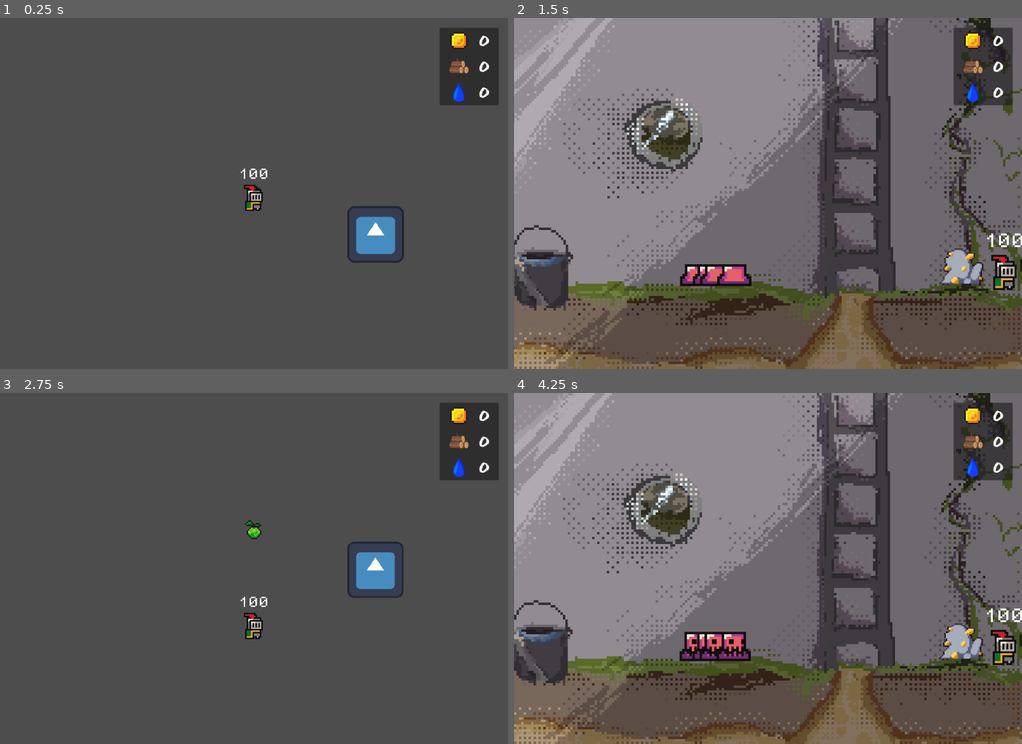
Above: before the commit, frames 1-4 (two rows, left to right).
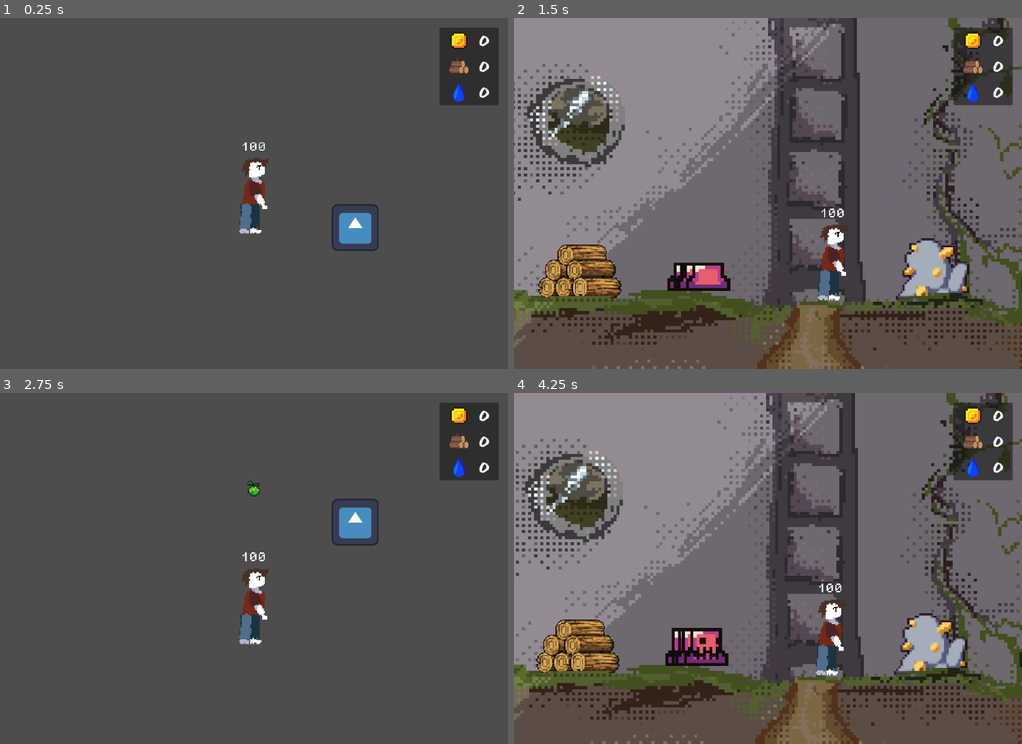
Above: after the commit, the same moments.

Repository: Manas-Goyal-1/The-Last-Five
Game: Godot game, scene res://scenes/game.tscn
Same seed, same stepped clock (60 frames per second), same inputs: the game is played once before the commit and once after it. The engine's default icon, where the game draws it, is replaced by a stand-in: a white triangle on a blue panel in a dark square.
Inputs (mouse positions are in pixels of both pictures, inside the frame that each line leads up to):
- Up to frame 1 (0.25 s): no input
- Up to frame 2 (1.5 s): move the mouse to (879, 175) at 0.52 s; hold D (right) 0.53-1.25 s; right-click (879, 175) at 0.6 s; click (930, 200) at 1.25 s, where only the run before the commit has a clickable "-"
- Up to frame 3 (2.75 s): move the mouse to (152, 586) at 2.02 s; hold S (down) from 2.03 s (still down); right-click (152, 586) at 2.1 s
- Up to frame 4 (4.25 s): move the mouse to (818, 491) at 2.77 s; release S (down) at 2.78 s; hold D (right) 2.78-3.5 s; right-click (818, 491) at 2.85 s; click (991, 575) at 3.5 s, where only the run before the commit has a clickable "+"

The runs differ from the first frame. In frame 1, 2.2% of the frame differs, in the area x 47-80%, y 35-70%; in frame 2, 50%; in frame 3, 2.8%; in frame 4, 51%, in the area x 0-100%, y 0-100%.

Commit message:
Added custom player sprite

Diff:
--- a/scenes/bunker.tscn
+++ b/scenes/bunker.tscn
@@ -10,45 +10,46 @@
 [ext_resource type="Texture2D" uid="uid://b41wyq1xdpu7s" path="res://assets/sprites/background.png" id="6_hqi4v"]
 
 [sub_resource type="RectangleShape2D" id="RectangleShape2D_6gqei"]
-size = Vector2(26, 18)
+size = Vector2(80, 52)
 
 [sub_resource type="CapsuleShape2D" id="CapsuleShape2D_6gqei"]
-radius = 13.0
-height = 40.0
+radius = 30.7
+height = 91.4
 
 [sub_resource type="CircleShape2D" id="CircleShape2D_tyiie"]
+radius = 32.249
 
 [node name="Bunker" type="Node2D"]
 script = ExtResource("1_cyfgi")
 
 [node name="Camera" type="Camera2D" parent="."]
-zoom = Vector2(5, 5)
-limit_left = -125
-limit_right = 125
+zoom = Vector2(2.5, 2.5)
+limit_left = -310
+limit_right = 310
 limit_smoothed = true
 position_smoothing_enabled = true
 
 [node name="Workers" type="Node2D" parent="."]
 
 [node name="Worker" parent="Workers" instance=ExtResource("2_hqi4v")]
-position = Vector2(-8.215, 26)
+position = Vector2(36, 49)
 
 [node name="Worker2" parent="Workers" instance=ExtResource("2_hqi4v")]
-position = Vector2(-2.905, 26)
+position = Vector2(41.31, 49)
 
 [node name="Worker3" parent="Workers" instance=ExtResource("2_hqi4v")]
-position = Vector2(0, 26)
+position = Vector2(44.215, 49)
 
 [node name="Worker4" parent="Workers" instance=ExtResource("2_hqi4v")]
-position = Vector2(6.985, 26)
+position = Vector2(51.2, 49)
 
 [node name="Workstations" type="Node2D" parent="."]
 
 [node name="Woodstation" parent="Workstations" instance=ExtResource("4_hk1w7")]
-position = Vector2(-107.335, 21.955)
+position = Vector2(-53, 64)
 
 [node name="Sprite2D" type="Sprite2D" parent="Workstations/Woodstation"]
-scale = Vector2(0.22, 0.22)
+scale = Vector2(0.6, 0.6)
 texture = ExtResource("3_tyiie")
 
 [node name="CollisionShape2D" type="CollisionShape2D" parent="Workstations/Woodstation"]
@@ -57,10 +58,11 @@
 
 [node name="Waterstation" parent="Workstations" instance=ExtResource("4_hk1w7")]
 z_index = 2
-position = Vector2(-72.5, 30.5)
+position = Vector2(-182.3, 65.2)
 resource_type = 2
 
 [node name="Sprite2D" type="Sprite2D" parent="Workstations/Waterstation"]
+scale = Vector2(2.5, 2.5)
 texture = ExtResource("4_6gqei")
 
 [node name="CollisionShape2D" type="CollisionShape2D" parent="Workstations/Waterstation"]
@@ -68,11 +70,10 @@
 shape = SubResource("CapsuleShape2D_6gqei")
 
 [node name="Moneystation" parent="Workstations" instance=ExtResource("4_hk1w7")]
-position = Vector2(100, 29.755)
+position = Vector2(235, 61)
 resource_type = 1
 
 [node name="Sprite2D" type="Sprite2D" parent="Workstations/Moneystation"]
-scale = Vector2(0.3, 0.3)
 texture = ExtResource("4_tyiie")
 
 [node name="CollisionShape2D" type="CollisionShape2D" parent="Workstations/Moneystation"]
@@ -82,10 +83,13 @@
 
 [node name="Background" type="Sprite2D" parent="."]
 z_index = -1
+position = Vector2(-2, 1)
+scale = Vector2(2.5, 2.5)
 texture = ExtResource("6_hqi4v")
 
 [node name="Ground" type="StaticBody2D" parent="."]
-position = Vector2(0, -20)
+position = Vector2(-1, -61)
+scale = Vector2(2.5, 2.5)
 collision_layer = 2
 collision_mask = 2
 
--- a/scenes/outside.tscn
+++ b/scenes/outside.tscn
@@ -27,9 +27,8 @@
 autostart = true
 
 [node name="Camera" type="Camera2D" parent="."]
-zoom = Vector2(3, 3)
+zoom = Vector2(2.5, 2.5)
 position_smoothing_enabled = true
-position_smoothing_speed = 2.0
 
 [node name="Source" type="AnimatedSprite2D" parent="."]
 sprite_frames = SubResource("SpriteFrames_lpxjy")
--- a/scenes/player.tscn
+++ b/scenes/player.tscn
@@ -1,66 +1,63 @@
 [gd_scene load_steps=10 format=3 uid="uid://bia26am5wiknn"]
 
-[ext_resource type="Texture2D" uid="uid://c4m8qwif4yokw" path="res://assets/sprites/knight.png" id="1_3vyb7"]
 [ext_resource type="Script" uid="uid://cxjyyv1t8yjr0" path="res://scripts/player.gd" id="1_g2els"]
+[ext_resource type="Texture2D" uid="uid://bdvejyu1ogoo6" path="res://assets/sprites/player/idle/player_idle.png" id="2_fjrip"]
+[ext_resource type="Texture2D" uid="uid://clguh3tt3mn6d" path="res://assets/sprites/player/walk/frame_0.png" id="2_tuyoq"]
+[ext_resource type="Texture2D" uid="uid://ctqi0ip2mj2hh" path="res://assets/sprites/player/walk/frame_1.png" id="3_fjrip"]
 [ext_resource type="FontFile" uid="uid://5rp3xla2rqtb" path="res://assets/fonts/PixelOperator8.ttf" id="3_qhqgy"]
-
-[sub_resource type="AtlasTexture" id="AtlasTexture_g2els"]
-atlas = ExtResource("1_3vyb7")
-region = Rect2(0, 0, 32, 32)
-
-[sub_resource type="AtlasTexture" id="AtlasTexture_qhqgy"]
-atlas = ExtResource("1_3vyb7")
-region = Rect2(32, 0, 32, 32)
-
-[sub_resource type="AtlasTexture" id="AtlasTexture_dqkch"]
-atlas = ExtResource("1_3vyb7")
-region = Rect2(64, 0, 32, 32)
-
-[sub_resource type="AtlasTexture" id="AtlasTexture_qlg0r"]
-atlas = ExtResource("1_3vyb7")
-region = Rect2(96, 0, 32, 32)
+[ext_resource type="Texture2D" uid="uid://bxk0sj6lcq80m" path="res://assets/sprites/player/walk/frame_2.png" id="4_smehm"]
+[ext_resource type="Texture2D" uid="uid://cru0vgdrcx3ge" path="res://assets/sprites/player/walk/frame_3.png" id="5_ur7pv"]
 
 [sub_resource type="SpriteFrames" id="SpriteFrames_g2els"]
 animations = [{
 "frames": [{
 "duration": 1.0,
-"texture": SubResource("AtlasTexture_g2els")
-}, {
-"duration": 1.0,
-"texture": SubResource("AtlasTexture_qhqgy")
-}, {
-"duration": 1.0,
-"texture": SubResource("AtlasTexture_dqkch")
-}, {
-"duration": 1.0,
-"texture": SubResource("AtlasTexture_qlg0r")
+"texture": ExtResource("2_fjrip")
 }],
 "loop": true,
 "name": &"idle",
 "speed": 5.0
+}, {
+"frames": [{
+"duration": 1.0,
+"texture": ExtResource("2_tuyoq")
+}, {
+"duration": 1.0,
+"texture": ExtResource("3_fjrip")
+}, {
+"duration": 1.0,
+"texture": ExtResource("4_smehm")
+}, {
+"duration": 1.0,
+"texture": ExtResource("5_ur7pv")
+}],
+"loop": true,
+"name": &"walk",
+"speed": 5.0
 }]
 
 [sub_resource type="RectangleShape2D" id="RectangleShape2D_3vyb7"]
-size = Vector2(10, 15)
+size = Vector2(27.5, 59.75)
 
 [node name="Player" type="CharacterBody2D" groups=["player"]]
 z_index = 2
 script = ExtResource("1_g2els")
 
 [node name="AnimatedSprite2D" type="AnimatedSprite2D" parent="."]
+position = Vector2(2, 0)
 sprite_frames = SubResource("SpriteFrames_g2els")
 animation = &"idle"
 autoplay = "idle"
 
 [node name="CollisionShape2D" type="CollisionShape2D" parent="."]
-position = Vector2(0, 3.5)
+position = Vector2(0, 2)
 shape = SubResource("RectangleShape2D_3vyb7")
 
 [node name="Health" type="Label" parent="."]
 offset_left = -11.0
-offset_top = -17.0
+offset_top = -42.0
 offset_right = 10.0
-offset_bottom = -9.0
+offset_bottom = -34.0
 theme_override_fonts/font = ExtResource("3_qhqgy")
 theme_override_font_sizes/font_size = 8
 text = "100"
--- a/scenes/worker.tscn
+++ b/scenes/worker.tscn
@@ -41,9 +41,11 @@
 
 [node name="Worker" type="Node2D"]
 z_index = 1
+scale = Vector2(2, 2)
 script = ExtResource("1_4n0ys")
 
 [node name="Sprite2D" type="AnimatedSprite2D" parent="."]
+scale = Vector2(1.3, 1.3)
 sprite_frames = SubResource("SpriteFrames_ec5k7")
 autoplay = "default"
 frame = 1
--- a/scenes/workstation.tscn
+++ b/scenes/workstation.tscn
@@ -13,86 +13,79 @@
 one_shot = true
 
 [node name="Popup" type="Control" parent="."]
-visible = false
 layout_mode = 3
 anchors_preset = 0
-offset_top = -35.0
-offset_bottom = -35.0
+offset_top = -80.0
+offset_bottom = -80.0
 scale = Vector2(0.5, 0.5)
 
-[node name="Panel" type="Panel" parent="Popup"]
+[node name="PanelContainer" type="PanelContainer" parent="Popup"]
 layout_mode = 1
 anchors_preset = 8
 anchor_left = 0.5
 anchor_top = 0.5
 anchor_right = 0.5
 anchor_bottom = 0.5
-offset_left = -35.0
-offset_top = -34.5
-offset_right = 35.0
-offset_bottom = 34.5
+offset_left = -100.0
+offset_top = -49.0
+offset_right = 100.0
+offset_bottom = 49.0
 grow_horizontal = 2
 grow_vertical = 2
 
-[node name="VBoxContainer" type="VBoxContainer" parent="Popup/Panel"]
+[node name="MarginContainer" type="MarginContainer" parent="Popup/PanelContainer"]
+layout_mode = 2
+theme_override_constants/margin_top = 20
+theme_override_constants/margin_bottom = 15
+
+[node name="VBoxContainer" type="VBoxContainer" parent="Popup/PanelContainer/MarginContainer"]
 custom_minimum_size = Vector2(70, 70)
-layout_mode = 1
-anchors_preset = 8
-anchor_left = 0.5
-anchor_top = 0.5
-anchor_right = 0.5
-anchor_bottom = 0.5
-offset_left = -25.0
-offset_top = -28.0
-offset_right = 25.0
-offset_bottom = 28.0
-grow_horizontal = 2
-grow_vertical = 2
-theme_override_constants/separation = 15
+layout_mode = 2
+theme_override_constants/separation = 40
 alignment = 1
 
-[node name="Label" type="Label" parent="Popup/Panel/VBoxContainer"]
+[node name="Label" type="Label" parent="Popup/PanelContainer/MarginContainer/VBoxContainer"]
 visibility_layer = 129
-custom_minimum_size = Vector2(50, 0)
+custom_minimum_size = Vector2(200, 0)
 layout_mode = 2
 size_flags_vertical = 0
 theme_override_fonts/font = ExtResource("2_dn5qc")
-theme_override_font_sizes/font_size = 8
+theme_override_font_sizes/font_size = 24
 text = "Number of Workers"
 horizontal_alignment = 1
 vertical_alignment = 1
 autowrap_mode = 2
 
-[node name="HBoxContainer" type="HBoxContainer" parent="Popup/Panel/VBoxContainer"]
+[node name="HBoxContainer" type="HBoxContainer" parent="Popup/PanelContainer/MarginContainer/VBoxContainer"]
 layout_mode = 2
 
-[node name="SubtractButton" type="Button" parent="Popup/Panel/VBoxContainer/HBoxContainer"]
+[node name="SubtractButton" type="Button" parent="Popup/PanelContainer/MarginContainer/VBoxContainer/HBoxContainer"]
 layout_mode = 2
 size_flags_horizontal = 6
 size_flags_vertical = 4
 theme_override_fonts/font = ExtResource("3_10ak5")
-theme_override_font_sizes/font_size = 8
+theme_override_font_sizes/font_size = 24
 text = "-"
 
-[node name="NumWorkersLabel" type="Label" parent="Popup/Panel/VBoxContainer/HBoxContainer"]
+[node name="NumWorkersLabel" type="Label" parent="Popup/PanelContainer/MarginContainer/VBoxContainer/HBoxContainer"]
 layout_mode = 2
 size_flags_horizontal = 3
 theme_override_fonts/font = ExtResource("3_10ak5")
-theme_override_font_sizes/font_size = 8
+theme_override_font_sizes/font_size = 32
 text = "0"
 horizontal_alignment = 1
 vertical_alignment = 1
 
-[node name="AddButton" type="Button" parent="Popup/Panel/VBoxContainer/HBoxContainer"]
+[node name="AddButton" type="Button" parent="Popup/PanelContainer/MarginContainer/VBoxContainer/HBoxContainer"]
 layout_mode = 2
 size_flags_horizontal = 6
 size_flags_vertical = 4
 theme_override_fonts/font = ExtResource("3_10ak5")
-theme_override_font_sizes/font_size = 8
+theme_override_font_sizes/font_size = 24
 text = "+"
 
 [connection signal="body_entered" from="." to="." method="_on_body_entered"]
 [connection signal="body_exited" from="." to="." method="_on_body_exited"]
 [connection signal="timeout" from="Timer" to="." method="_on_timer_timeout"]
-[connection signal="pressed" from="Popup/Panel/VBoxContainer/HBoxContainer/SubtractButton" to="." method="_on_subtract_button_pressed"]
-[connection signal="pressed" from="Popup/Panel/VBoxContainer/HBoxContainer/AddButton" to="." method="_on_add_button_pressed"]
+[connection signal="pressed" from="Popup/PanelContainer/MarginContainer/VBoxContainer/HBoxContainer/SubtractButton" to="." method="_on_subtract_button_pressed"]
+[connection signal="pressed" from="Popup/PanelContainer/MarginContainer/VBoxContainer/HBoxContainer/AddButton" to="." method="_on_add_button_pressed"]
--- a/scenes/zombie.tscn
+++ b/scenes/zombie.tscn
@@ -106,9 +106,10 @@
 }]
 
 [sub_resource type="RectangleShape2D" id="RectangleShape2D_httt1"]
-size = Vector2(12.375, 12)
+size = Vector2(12.375, 13)
 
 [node name="Zombie" type="Area2D" groups=["zombies"]]
+scale = Vector2(1.6, 1.6)
 script = ExtResource("1_httt1")
 
 [node name="AnimatedSprite2D" type="AnimatedSprite2D" parent="."]
@@ -119,7 +120,7 @@
 autoplay = "spawn"
 
 [node name="CollisionShape2D" type="CollisionShape2D" parent="."]
-position = Vector2(-0.1875, 0)
+position = Vector2(-0.1875, -0.5)
 shape = SubResource("RectangleShape2D_httt1")
 
 [node name="PlayerAttackTimer" type="Timer" parent="."]
--- a/scripts/game_manager.gd
+++ b/scripts/game_manager.gd
@@ -14,6 +14,7 @@
 var money = 0
 var water = 0
 var workers
+
 
 ## To manage scenes
 func _ready() -> void:
@@ -55,7 +56,7 @@
 	water += amount
 
 
-func _update_label(label: Label, original, amount):
+func _update_label(label, original, amount):
 	#print(label.name + ": "+ str(amount))
 
 	get_tree().create_tween().tween_method(func(num): label.text = str(num), original, original+amount, amount/15.0).set_trans(Tween.TRANS_CIRC).set_ease(Tween.EASE_OUT)
--- a/scripts/player.gd
+++ b/scripts/player.gd
@@ -1,7 +1,7 @@
 extends CharacterBody2D
 
 const GRAVITY = 0.3
-const SPEED = 100
+const SPEED = 150
 const MAX_HEALTH = 100
 var health = MAX_HEALTH
 var is_outside
@@ -35,6 +35,19 @@
 
 		velocity.x = direction * SPEED
 
+	print(velocity.x, velocity.x == 0)
+	if velocity.x == 0:
+		animated_sprite.play("idle")
+	else:
+		if animated_sprite.animation != "walk":
+			animated_sprite.play("walk")
+		if velocity.x > 0:
+			animated_sprite.flip_h = false
+		else:
+			animated_sprite.flip_h = true
+
+
+
 	move_and_slide()
 
 
@@ -49,7 +62,7 @@
 func to_bunker():
 	is_outside = false
 	position = Vector2(55, -30)
-	scale = Vector2(0.8, 0.8)	# So the player looks similar in size in both scenes
+	#scale = Vector2(0.8, 0.8)	# So the player looks similar in size in both scenes
 
 	self.collision_layer = 1 << 1
 	self.collision_mask = 1 << 1
--- a/scripts/workstation.gd
+++ b/scripts/workstation.gd
@@ -8,9 +8,9 @@
 @onready var timer: Timer = $Timer
 
 @onready var popup: Control = $Popup
-@onready var subtract_button: Button = $Popup/Panel/VBoxContainer/HBoxContainer/SubtractButton
-@onready var num_workers_label: Label = $Popup/Panel/VBoxContainer/HBoxContainer/NumWorkersLabel
-@onready var add_button: Button = $Popup/Panel/VBoxContainer/HBoxContainer/AddButton
+@onready var subtract_button: Button = $Popup/PanelContainer/MarginContainer/VBoxContainer/HBoxContainer/SubtractButton
+@onready var num_workers_label: Label = $Popup/PanelContainer/MarginContainer/VBoxContainer/HBoxContainer/NumWorkersLabel
+@onready var add_button: Button = $Popup/PanelContainer/MarginContainer/VBoxContainer/HBoxContainer/AddButton
 const MAX_WORKERS = 3
 
 var workers = []
--- a/scripts/zombie.gd
+++ b/scripts/zombie.gd
@@ -1,6 +1,6 @@
 extends Area2D
 
-const SPEED = 20
+const SPEED = 30
 const MAX_HEALTH = 20
 var health = MAX_HEALTH
 @onready var animated_sprite: AnimatedSprite2D = $AnimatedSprite2D
Binary file added: assets/sprites/player/idle/player_idle.png
Binary file added: assets/sprites/player/walk/frame_0.png
Binary file added: assets/sprites/player/walk/frame_1.png
Binary file added: assets/sprites/player/walk/frame_2.png
Binary file added: assets/sprites/player/walk/frame_3.png
